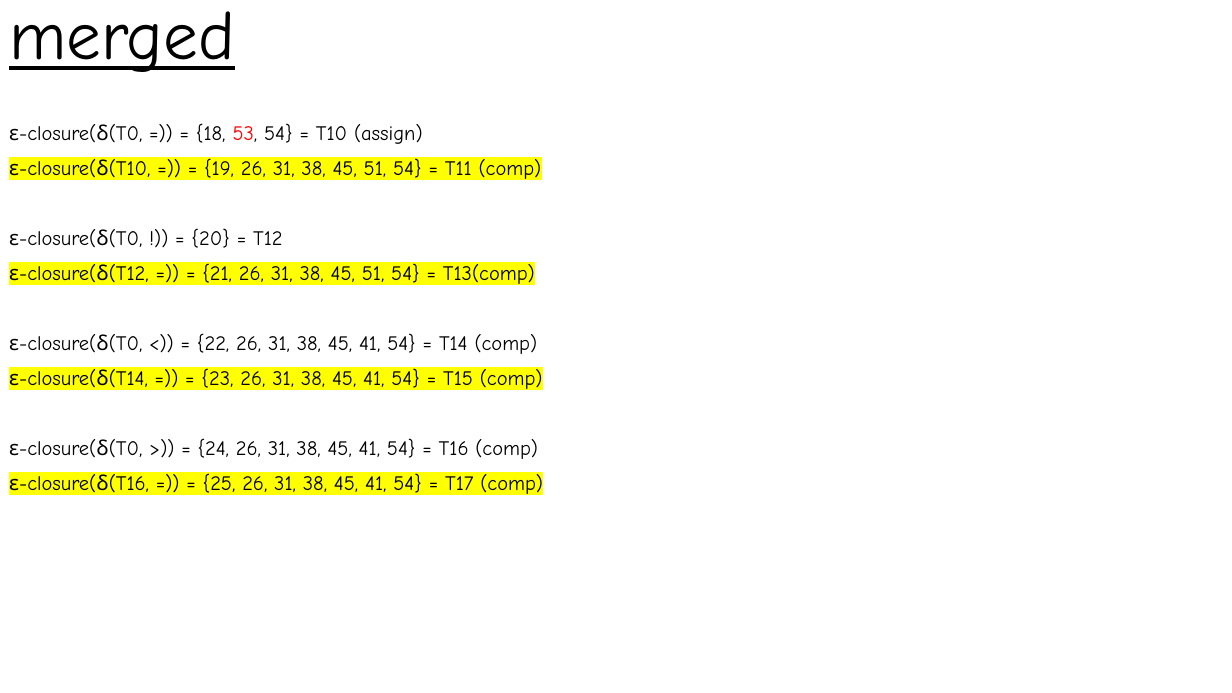
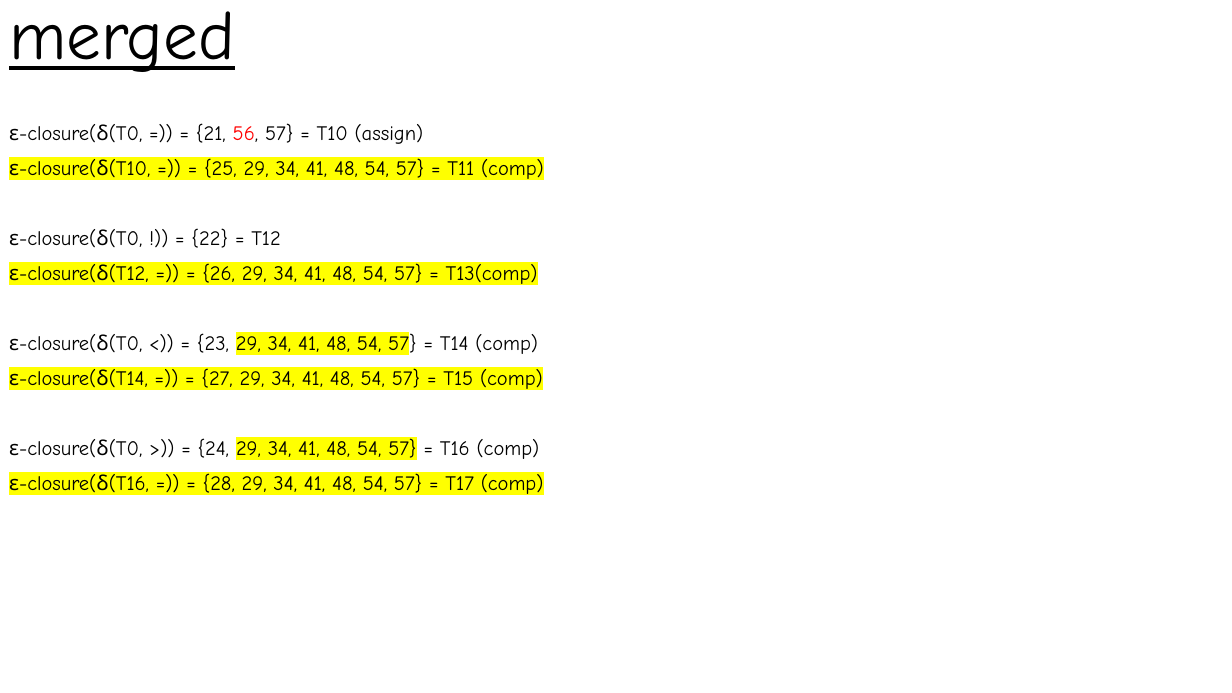
Before and after one commit to Absy-Serendipity/compiler, a slide deck: slide 37 of regular expression/NFA_DFA.pptx (slide 34 before the commit). Drawn at 1232x693 pixels with LibreOffice and Linux fonts; fonts in the diff are those of the drawing. Boxes give left, top, right and bottom in pixels: in the first picture for what was removed or moved away, otherwise in the second. Text is boxed around its words. In the diff, an @@ line names an element or a change of style, - is before the commit and + after.

```diff
--- a/regular expression/NFA_DFA.pptx
+++ b/regular expression/NFA_DFA.pptx
@@ text at (9, 123, 544, 498): text changed @@
-ε-closure(δ(T0, =)) = {18, 53, 54} = T10 (assign)
-ε-closure(δ(T10, =)) = {19, 26, 31, 38, 45, 51, 54} = T11 (comp)
-ε-closure(δ(T0, !)) = {20} = T12
-ε-closure(δ(T12, =)) = {21, 26, 31, 38, 45, 51, 54} = T13(comp)
-ε-closure(δ(T0, <)) = {22, 26, 31, 38, 45, 41, 54} = T14 (comp)
-ε-closure(δ(T14, =)) = {23, 26, 31, 38, 45, 41, 54} = T15 (comp)
-ε-closure(δ(T0, >)) = {24, 26, 31, 38, 45, 41, 54} = T16 (comp)
-ε-closure(δ(T16, =)) = {25, 26, 31, 38, 45, 41, 54} = T17 (comp)
+ε-closure(δ(T0, =)) = {21, 56, 57} = T10 (assign)
+ε-closure(δ(T10, =)) = {25, 29, 34, 41, 48, 54, 57} = T11 (comp)
+ε-closure(δ(T0, !)) = {22} = T12
+ε-closure(δ(T12, =)) = {26, 29, 34, 41, 48, 54, 57} = T13(comp)
+ε-closure(δ(T0, <)) = {23, 29, 34, 41, 48, 54, 57} = T14 (comp)
+ε-closure(δ(T14, =)) = {27, 29, 34, 41, 48, 54, 57} = T15 (comp)
+ε-closure(δ(T0, >)) = {24, 29, 34, 41, 48, 54, 57} = T16 (comp)
+ε-closure(δ(T16, =)) = {28, 29, 34, 41, 48, 54, 57} = T17 (comp)
```
Also in this commit, not shown: 13 other slides changed, 6 slides added, 3 slides removed, 26 other files.
